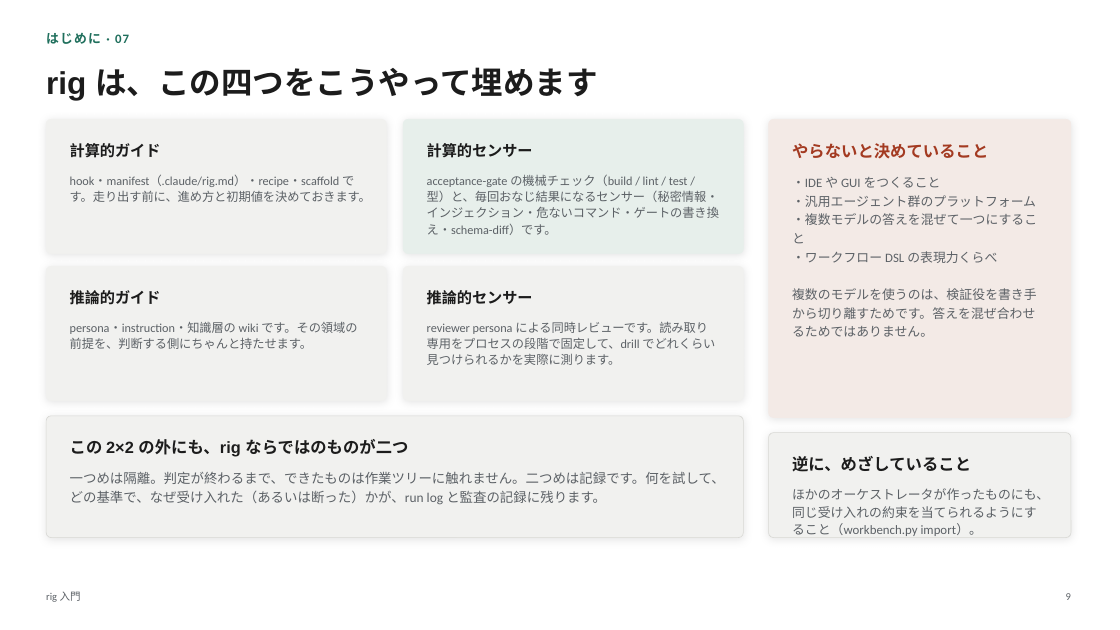
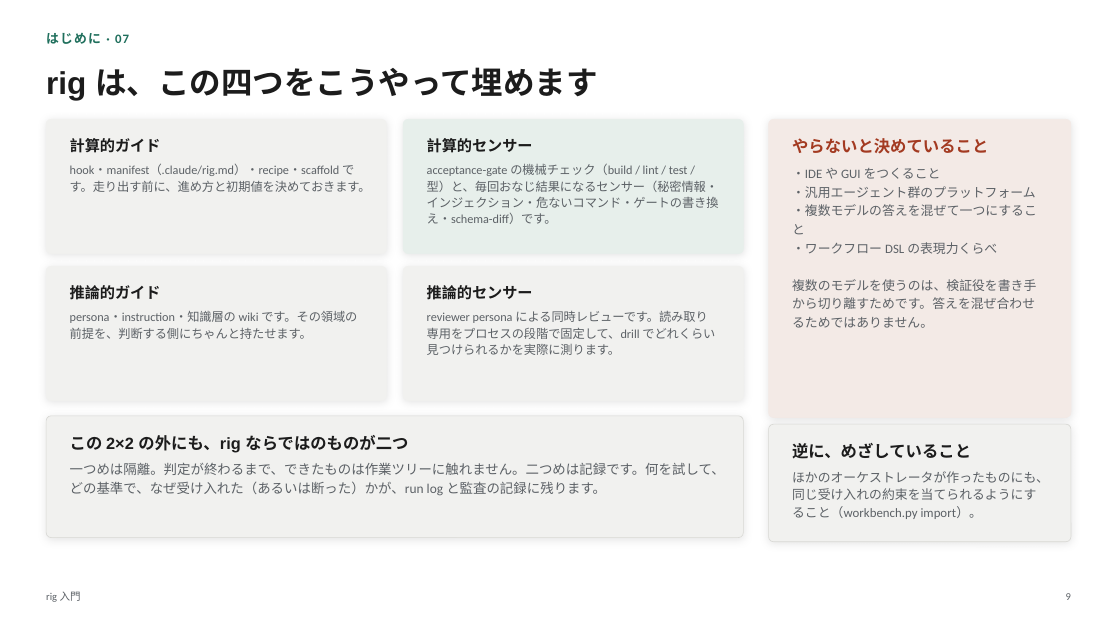
Before and after one commit to itoh-shun/rig, a slide deck: slide 9 of docs/onboarding/rig-intro.ja.pptx. Drawn at 1120x630 pixels with LibreOffice and Linux fonts; fonts in the diff are those of the drawing. Boxes give left, top, right and bottom in pixels: in the first picture for what was removed or moved away, otherwise in the second. Text is boxed around its words. In the diff, an @@ line names an element or a change of style, - is before the commit and + after.

```diff
--- a/docs/onboarding/rig-intro.ja.pptx
+++ b/docs/onboarding/rig-intro.ja.pptx
@@ text "計算的ガイド": place and size @@
-text "計算的ガイド" at (70,143,161,158)
+text "計算的ガイド" at (70,138,161,153)
@@ text "計算的センサー": place and size @@
-text "計算的センサー" at (427,143,533,158)
+text "計算的センサー" at (427,138,533,153)
@@ text "やらないと決めていること": place and size @@
-text "やらないと決めていること" at (792,143,988,159)
+text "やらないと決めていること" at (792,138,988,154)
@@ text "hook・manifest（.claude/rig.md）・recipe・scaffold です。走り出す前に、進め方と ...": place and size @@
-text "hook・manifest（.claude/rig.md）・recipe・scaffold です。走り出す前に、進め方と ..." at (70,175,371,202)
+text "hook・manifest（.claude/rig.md）・recipe・scaffold です。走り出す前に、進め方と ..." at (70,164,371,192)
@@ text "acceptance-gate の機械チェック（build / lint / ...": place and size @@
-text "acceptance-gate の機械チェック（build / lint / ..." at (427,175,719,235)
+text "acceptance-gate の機械チェック（build / lint / ..." at (427,164,719,224)
@@ text "・IDE や GUI をつくること": place and size @@
-text "・IDE や GUI をつくること" at (792,177,1037,337)
+text "・IDE や GUI をつくること" at (792,168,1037,328)
@@ text "推論的ガイド": place and size @@
-text "推論的ガイド" at (70,290,161,305)
+text "推論的ガイド" at (70,285,161,300)
@@ text "推論的センサー": place and size @@
-text "推論的センサー" at (427,290,533,305)
+text "推論的センサー" at (427,285,533,300)
@@ text "persona・instruction・知識層の wiki です。その領域の前提を、判断する側にちゃんと持たせます。": place and size @@
-text "persona・instruction・知識層の wiki です。その領域の前提を、判断する側にちゃんと持たせます。" at (70,322,357,349)
+text "persona・instruction・知識層の wiki です。その領域の前提を、判断する側にちゃんと持たせます。" at (70,311,357,339)
@@ text "reviewer persona による同時レビューです。読み取り専用をプロセスの段階で固定して、drill でどれくら ...": place and size @@
-text "reviewer persona による同時レビューです。読み取り専用をプロセスの段階で固定して、drill でどれくら ..." at (427,322,715,365)
+text "reviewer persona による同時レビューです。読み取り専用をプロセスの段階で固定して、drill でどれくら ..." at (427,311,715,355)
@@ text "この 2×2 の外にも、rig ならではのものが二つ": place and size @@
-text "この 2×2 の外にも、rig ならではのものが二つ" at (70,439,408,457)
+text "この 2×2 の外にも、rig ならではのものが二つ" at (70,435,408,453)
@@ rounded rectangle: place and size @@
-rounded rectangle at (769,433,1071,538)
+rounded rectangle at (769,424,1071,542)
@@ rounded rectangle at (769,424,1071,542): proportions changed @@
@@ text "逆に、めざしていること": place and size @@
-text "逆に、めざしていること" at (792,456,971,472)
+text "逆に、めざしていること" at (792,443,971,459)
@@ text "一つめは隔離。判定が終わるまで、できたものは作業ツリーに触れません。二つめは記録です。何を試して、どの基準で、なぜ受け入 ...": place and size @@
-text "一つめは隔離。判定が終わるまで、できたものは作業ツリーに触れません。二つめは記録です。何を試して、どの基準で、なぜ受け入 ..." at (70,472,725,505)
+text "一つめは隔離。判定が終わるまで、できたものは作業ツリーに触れません。二つめは記録です。何を試して、どの基準で、なぜ受け入 ..." at (70,463,725,496)
@@ text "ほかのオーケストレータが作ったものにも、同じ受け入れの約束を当てられるようにすること（workbench.py impo ...": place and size @@
-text "ほかのオーケストレータが作ったものにも、同じ受け入れの約束を当てられるようにすること（workbench.py impo ..." at (792,488,1049,536)
+text "ほかのオーケストレータが作ったものにも、同じ受け入れの約束を当てられるようにすること（workbench.py impo ..." at (792,471,1049,519)
```
Also in this commit, not shown: 27 other slides changed, 6 other files.
